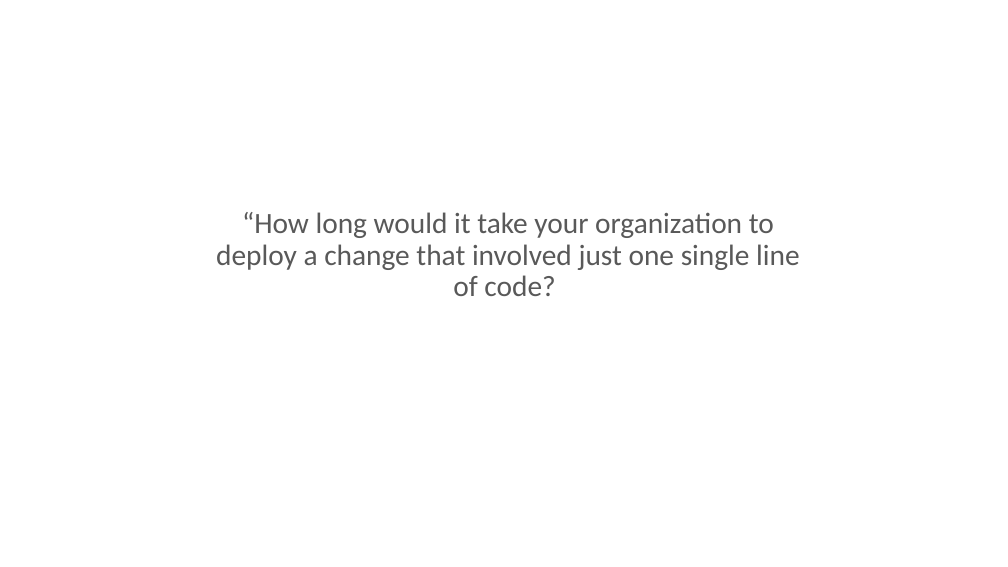
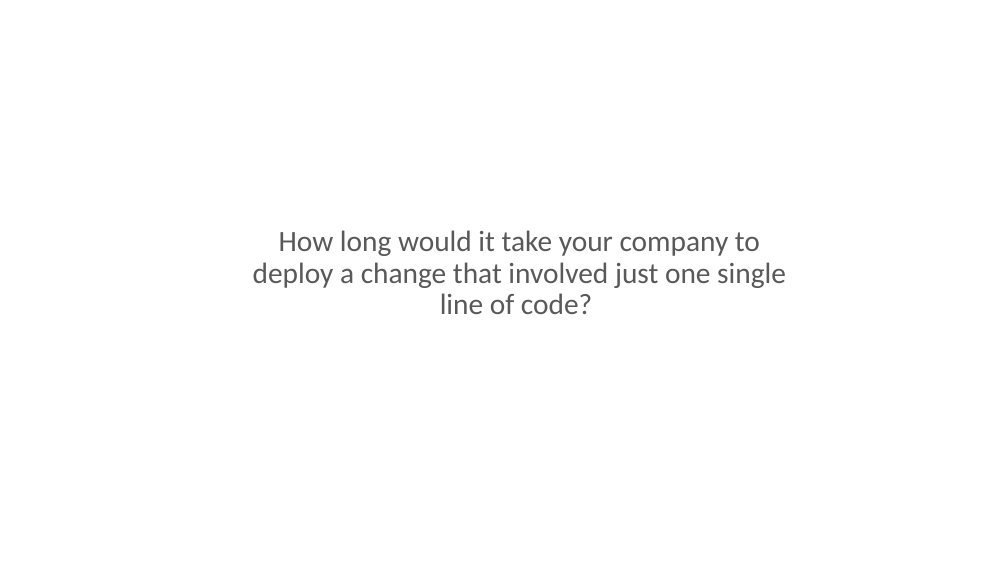
Before and after one commit to milodotnet/bootcamp, a slide deck: slide 16 of Bootcamp-ContinuousDelivery.pptx (slide 15 before the commit). Drawn at 1008x567 pixels with LibreOffice and Linux fonts; fonts in the diff are those of the drawing. Boxes give left, top, right and bottom in pixels: in the first picture for what was removed or moved away, otherwise in the second. Text is boxed around its words. In the diff, an @@ line names an element or a change of style, - is before the commit and + after.

```diff
--- a/Bootcamp-ContinuousDelivery.pptx
+++ b/Bootcamp-ContinuousDelivery.pptx
@@ text at bbox=[253, 230, 786, 314]: text changed @@
-“How long would it take your organization to deploy a change that involved just one single line of code?
+How long would it take your company to deploy a change that involved just one single line of code?
```
Also in this commit, not shown: 5 other slides changed, 2 slides added, 1 slide removed.
